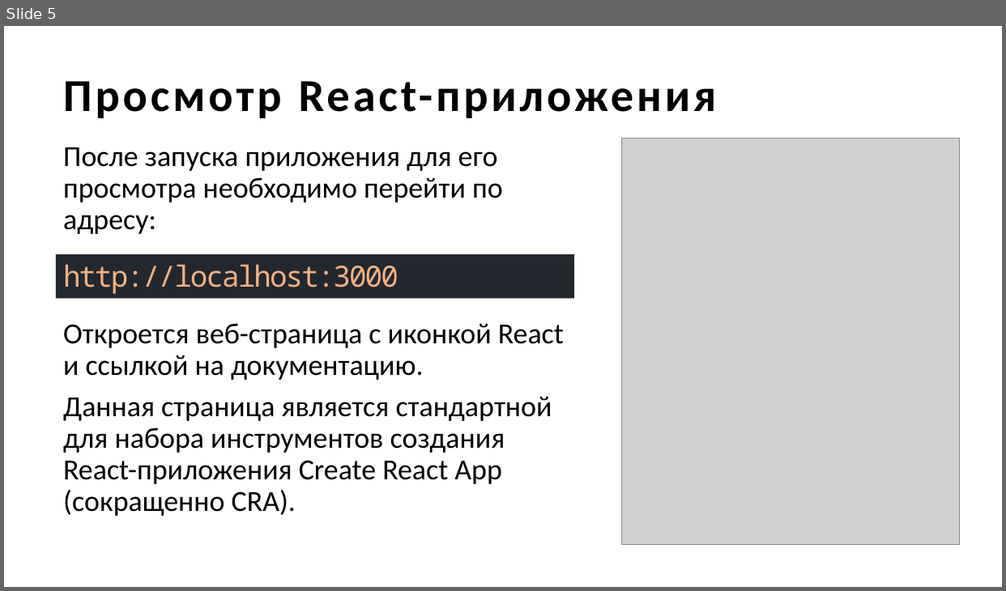
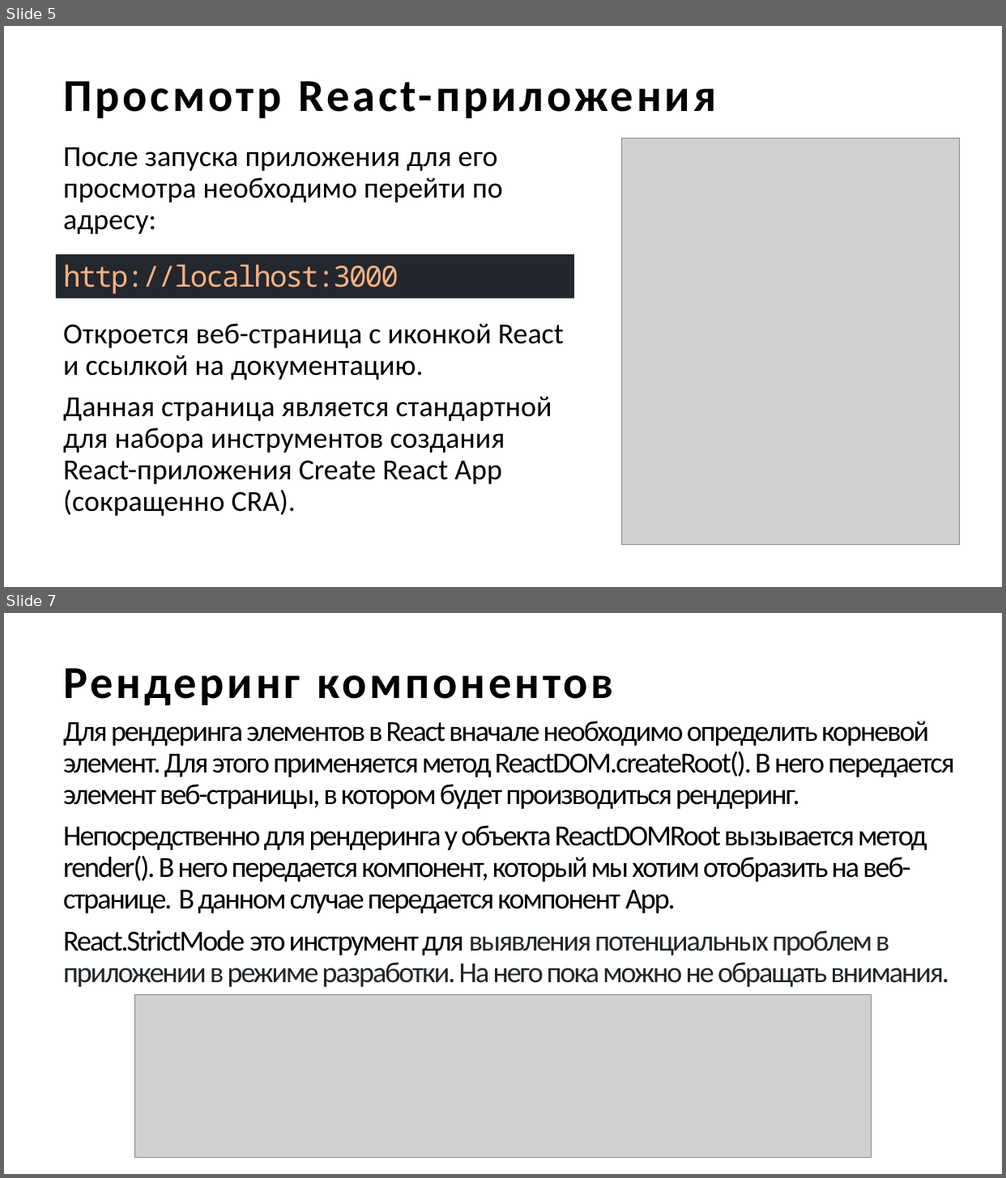
Before and after one commit to descenty/IPPO-3-sem, a slide deck: Введение в React.pptx. Shown one above the other, each under a label of ours: slide 5 before the commit, slides 5 and 7 after it; the slides between them are not shown. The pictures are 1006x591 and 1006x1178 pixels, drawn with LibreOffice and Linux fonts; fonts in the diff are those of the drawing; grey boxes stand for pictures. Boxes give left, top, right and bottom in pixels: in the first picture for what was removed or moved away, otherwise in the second. Text is boxed around its words. In the diff, an @@ line names an element or a change of style, - is before the commit and + after.

```diff
--- a/Введение в React.pptx
+++ b/Введение в React.pptx
@@ slide 7 added at (4,613,1002,1174), background #FFFFFF @@
@@ title added at (63,668,613,705), 44 pt, text #000000, bold @@
+Рендеринг компонентов
@@ text added at (63,721,954,987), 28 pt, text #000000 @@
+Для рендеринга элементов в React вначале необходимо определить корневой элемент. Для этого применяется метод ReactDOM.createRoot(). В него передается элемент веб-страницы, в котором будет производиться рендеринг.
+Непосредственно для рендеринга у объекта ReactDOMRoot вызывается метод render(). В него передается компонент, который мы хотим отобразить на веб-странице. В данном случае передается компонент App.
+React.StrictMode это инструмент для выявления потенциальных проблем в приложении в режиме разработки. На него пока можно не обращать внимания.
@@ picture added at (135,995,872,1158) @@
```
Also in this commit, not shown: 1 slide changed, 5 other slides added, 1 slide removed, 32 other files.
